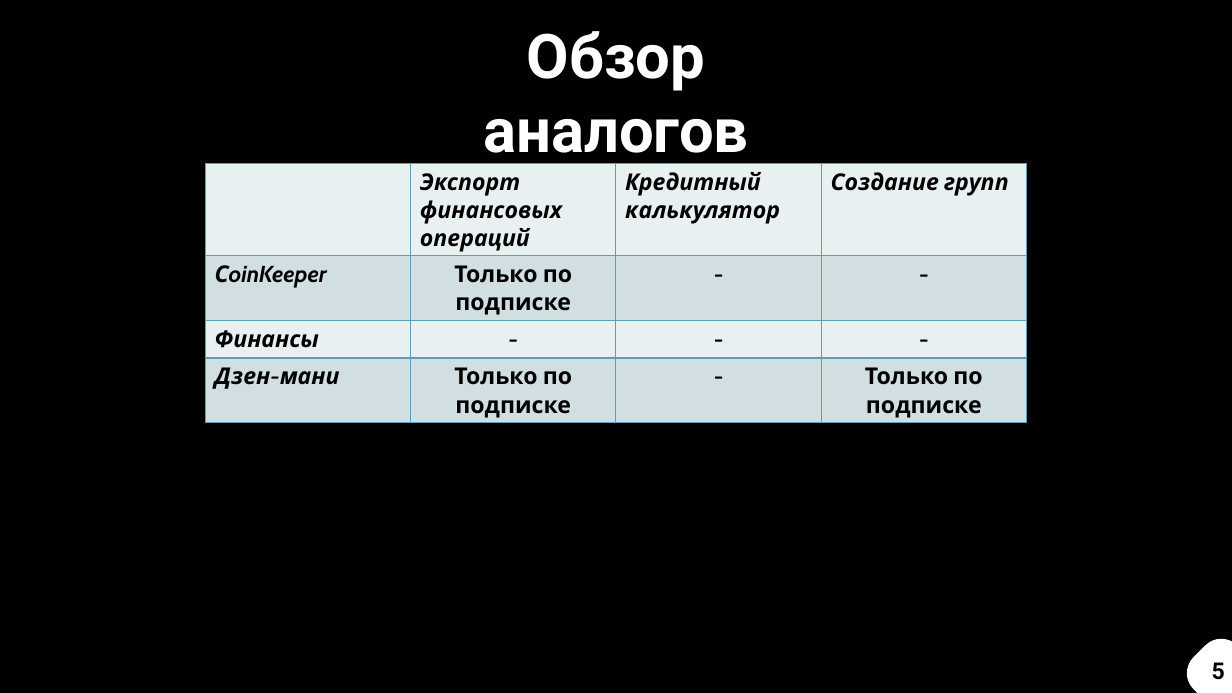
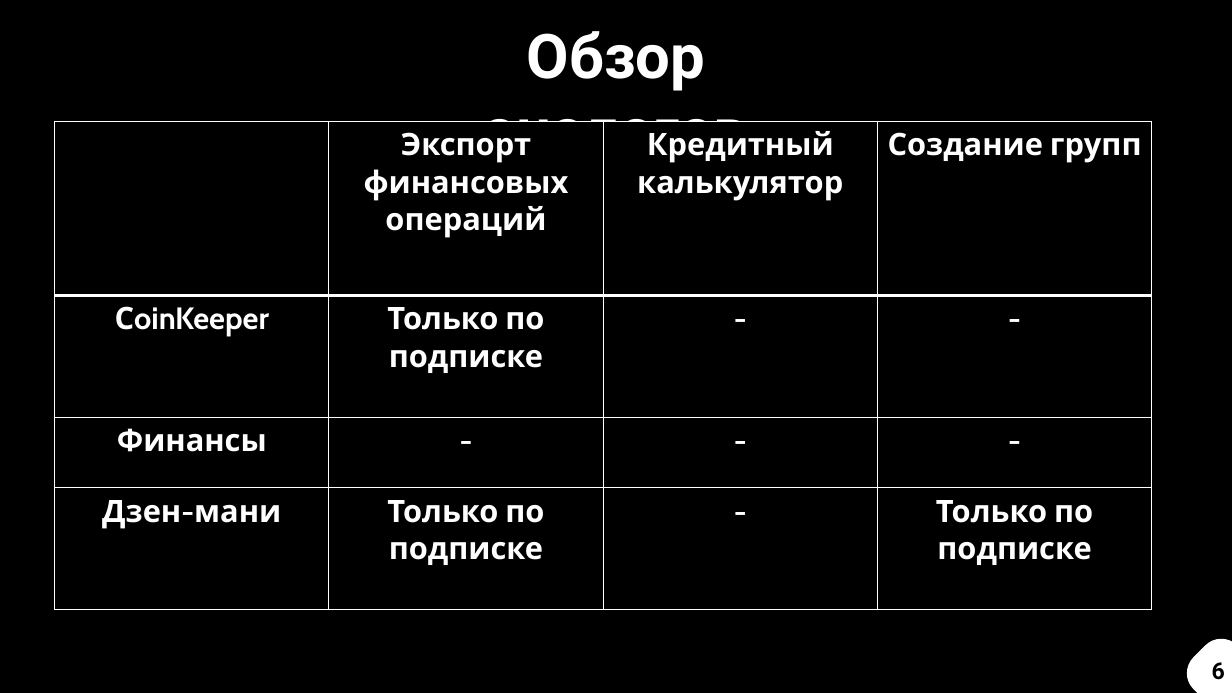
Before and after one commit to dany0k/TP-5.2-2, a slide deck: slide 6 of docs/TP-monseratt.pptx (slide 5 before the commit). Drawn at 1232x693 pixels with LibreOffice and Linux fonts; fonts in the diff are those of the drawing. Boxes give left, top, right and bottom in pixels: in the first picture for what was removed or moved away, otherwise in the second. Text is boxed around its words. In the diff, an @@ line names an element or a change of style, - is before the commit and + after.

```diff
--- a/docs/TP-monseratt.pptx
+++ b/docs/TP-monseratt.pptx
@@ table at <box>55,121,1153,610</box> @@
@@ fill #EAF0F2 to #000000 in 8 cells @@
@@ fill #D2E0E3 to #000000 in 8 cells @@
@@ size 18 to 24 pt, text colour #000000 to #FFFFFF @@
@@ italic off in "Экспорт финансовых операций", "Кредитный калькулятор", "Создание групп", "СoinKeeper" and 2 more places @@
@@ alignment left to centre @@
@@ borders changed @@
@@ table: place and size @@
-table at <box>205,164,1026,423</box>
+table at <box>55,121,1153,610</box>
@@ text at <box>1212,662,1225,680</box>: text changed @@
-5
+6
```
Also in this commit, not shown: 6 other slides changed, 1 slide added, 2 other files.
